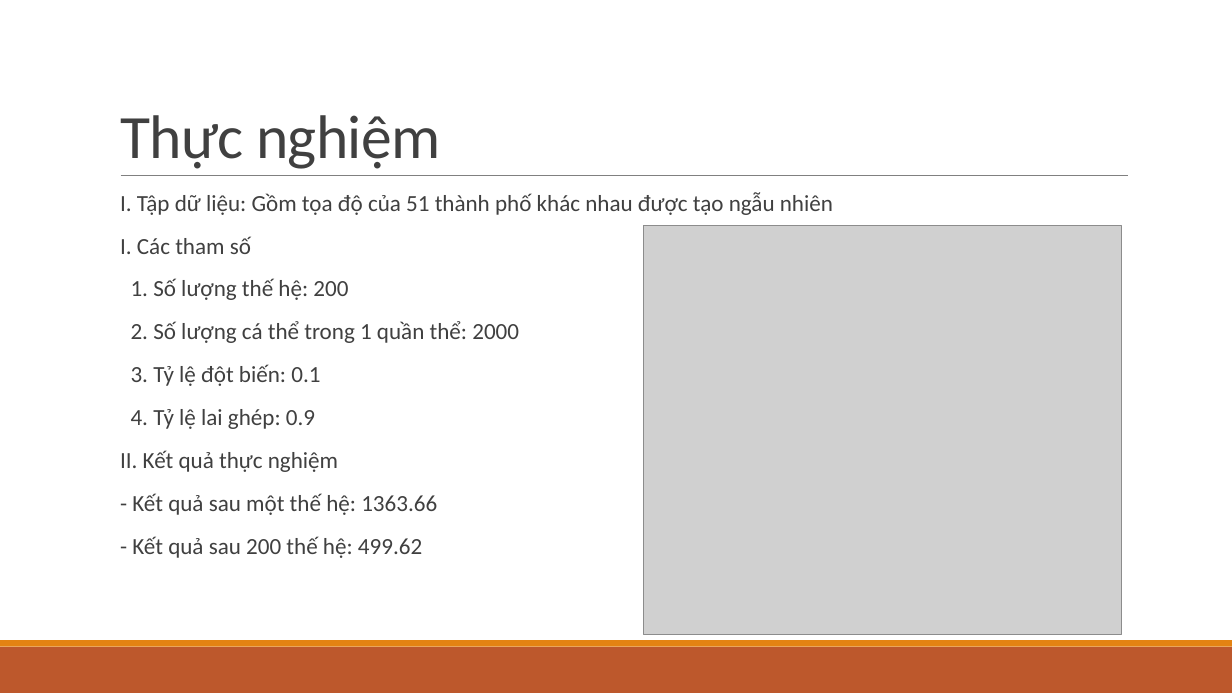
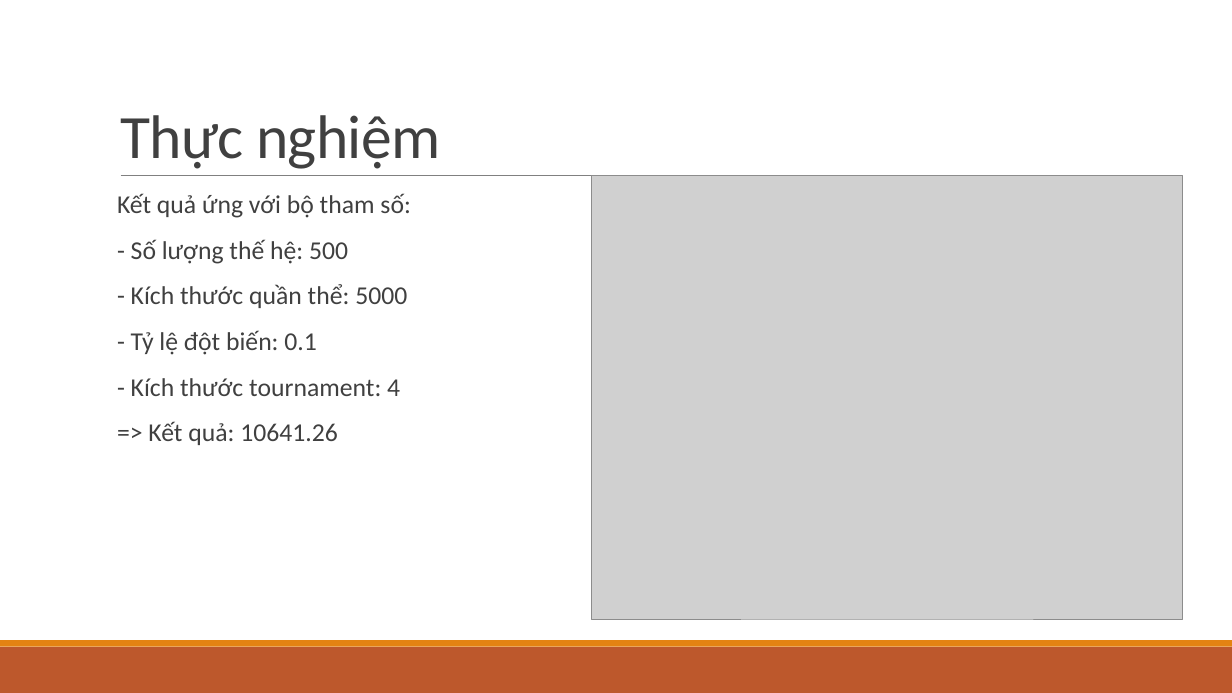
Before and after one commit to nmq443/Midterm, a slide deck: slide 8 of Tối ưu hóa.pptx (slide 6 before the commit). Drawn at 1232x693 pixels with LibreOffice and Linux fonts; fonts in the diff are those of the drawing; grey boxes stand for pictures. Boxes give left, top, right and bottom in pixels: in the first picture for what was removed or moved away, otherwise in the second. Text is boxed around its words. In the diff, an @@ line names an element or a change of style, - is before the commit and + after.

```diff
--- a/Tối ưu hóa.pptx
+++ b/Tối ưu hóa.pptx
@@ picture: place and size @@
-picture at <box>643,226,1121,634</box>
+picture at <box>592,176,1183,619</box>
@@ text at <box>117,193,410,445</box>: text changed; size 18 to 20 pt @@
-  I. Tập dữ liệu: Gồm tọa độ của 51 thành phố khác nhau được tạo ngẫu nhiên
-  I. Các tham số
-  1. Số lượng thế hệ: 200
-  2. Số lượng cá thể trong 1 quần thể: 2000
-  3. Tỷ lệ đột biến: 0.1
-  4. Tỷ lệ lai ghép: 0.9
-  II. Kết quả thực nghiệm
-  - Kết quả sau một thế hệ: 1363.66
-  - Kết quả sau 200 thế hệ: 499.62
+  Kết quả ứng với bộ tham số:
+  - Số lượng thế hệ: 500
+  - Kích thước quần thể: 5000
+  - Tỷ lệ đột biến: 0.1
+  - Kích thước tournament: 4
+  => Kết quả: 10641.26
```
Also in this commit, not shown: 2 other slides changed, 2 slides added, 4 other files.
